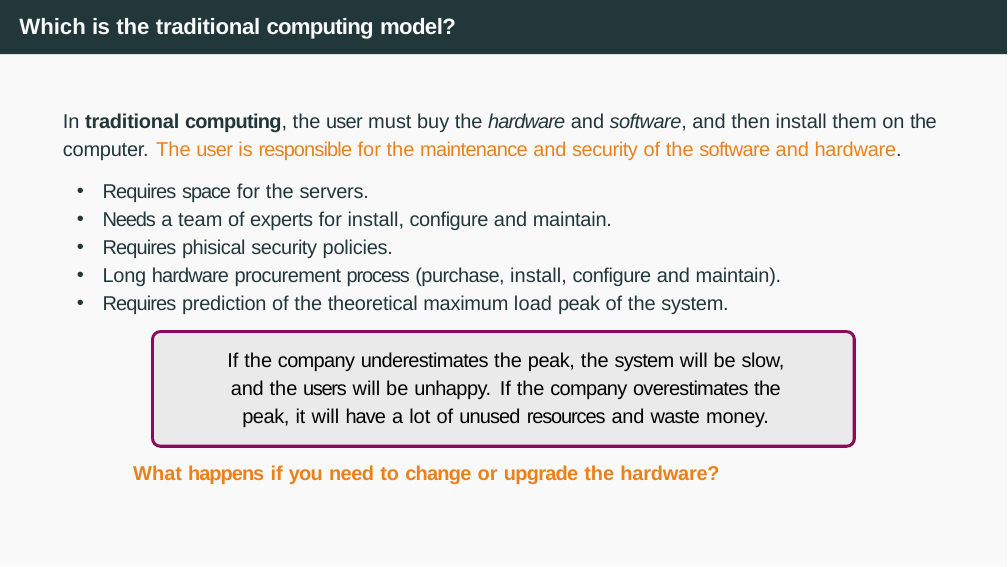
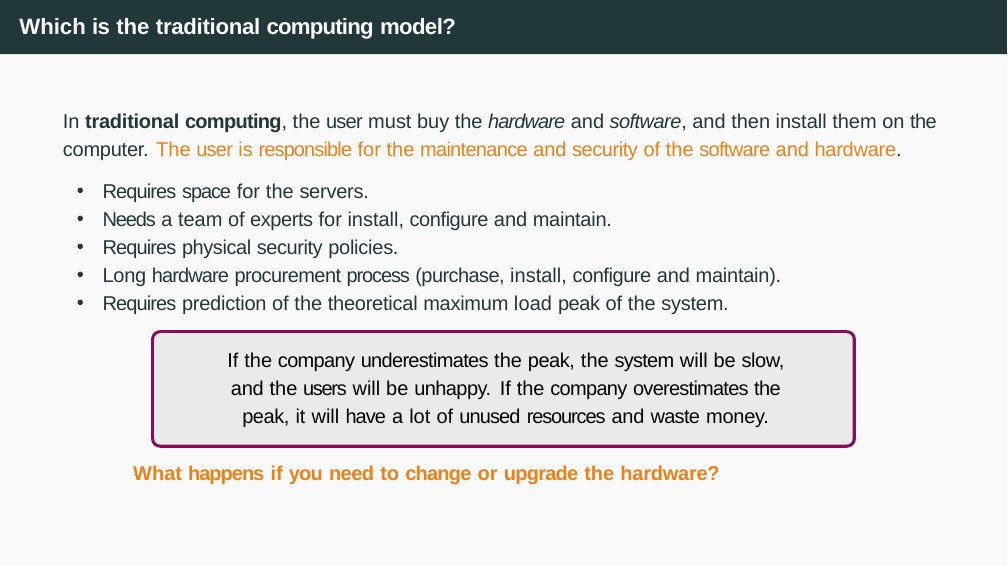
Before and after one commit to joanpaucm/HPDCB, a slide deck: slide 10 of src/slides/Session 1 and 2 - Introduction to Cloud Computing + Github Pages-2026.pptx. Drawn at 1008x567 pixels with LibreOffice and Linux fonts; fonts in the diff are those of the drawing. Boxes give left, top, right and bottom in pixels: in the first picture for what was removed or moved away, otherwise in the second. Text is boxed around its words. In the diff, an @@ line names an element or a change of style, - is before the commit and + after.

```diff
--- a/src/slides/Session 1 and 2 - Introduction to Cloud Computing + Github Pages-2026.pptx
+++ b/src/slides/Session 1 and 2 - Introduction to Cloud Computing + Github Pages-2026.pptx
@@ text at bbox=[103, 239, 398, 258]: text changed @@
-• Requires phisical security policies.
+• Requires physical security policies.
```
Also in this commit, not shown: 2 other slides changed, 10 other files.
